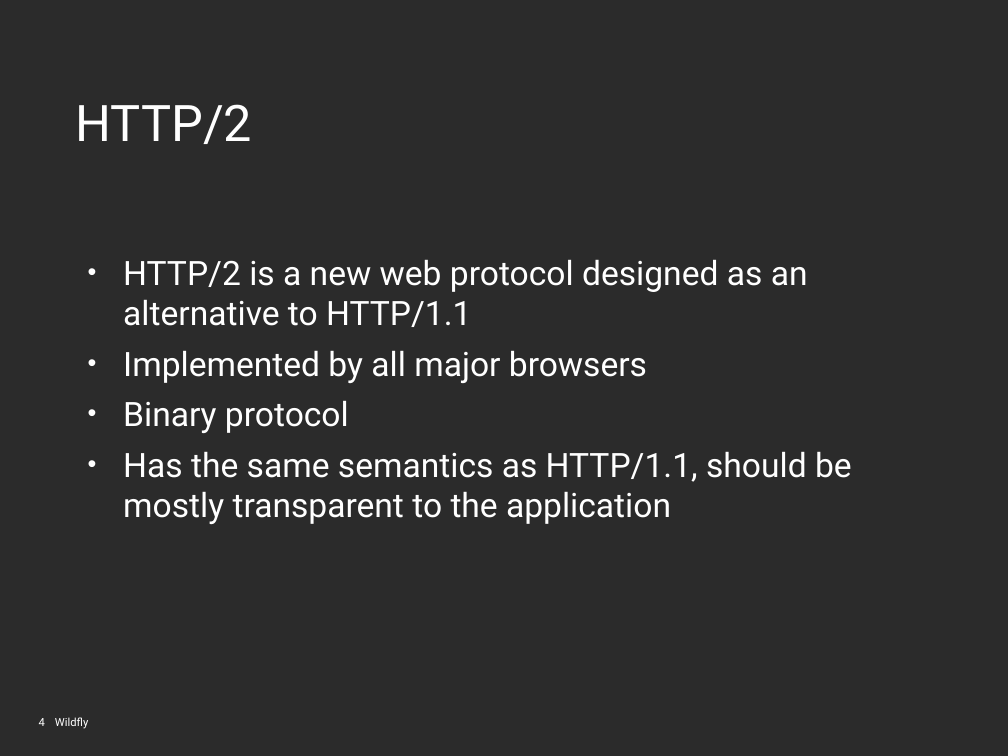
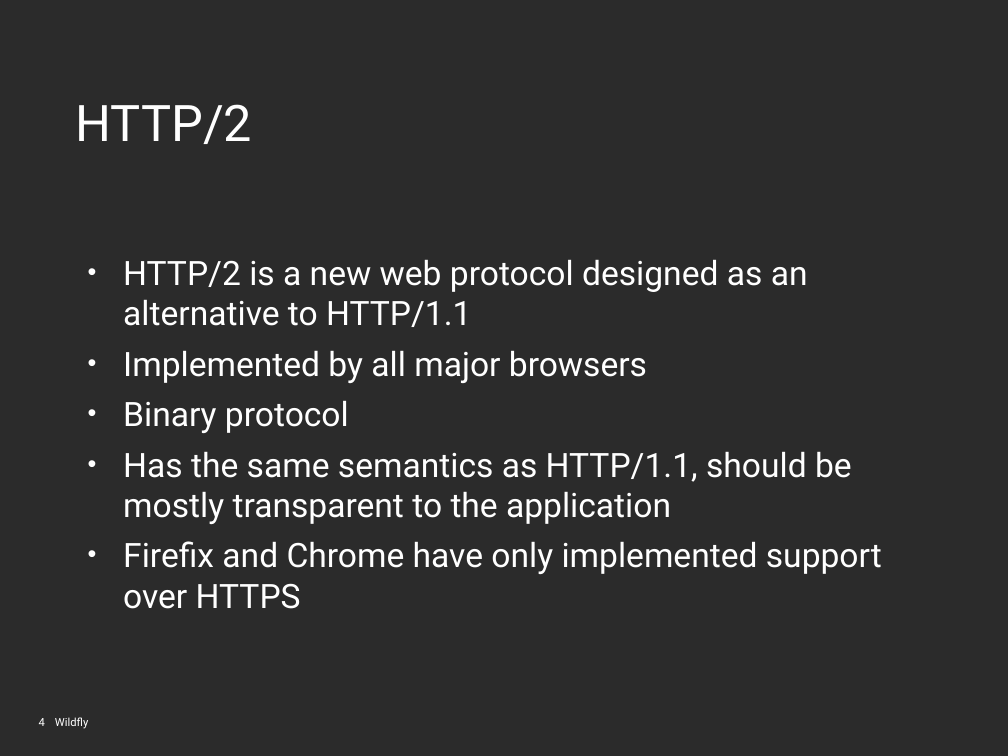
Before and after one commit to stuartwdouglas/presentations, a slide deck: slide 4 of wildfly-10.odp. Drawn at 1008x756 pixels with LibreOffice and Linux fonts; fonts in the diff are those of the drawing; background and template pictures are left out; a plain dark background stands for a picture behind light text. Boxes give left, top, right and bottom in pixels: in the first picture for what was removed or moved away, otherwise in the second. Text is boxed around its words. In the diff, an @@ line names an element or a change of style, - is before the commit and + after.

```diff
--- a/wildfly-10.odp
+++ b/wildfly-10.odp
@@ text at (123, 541, 882, 609): paragraph added @@
+• Firefix and Chrome have only implemented support over HTTPS
```
Also in this commit, not shown: 2 other slides changed, 1 slide added.
